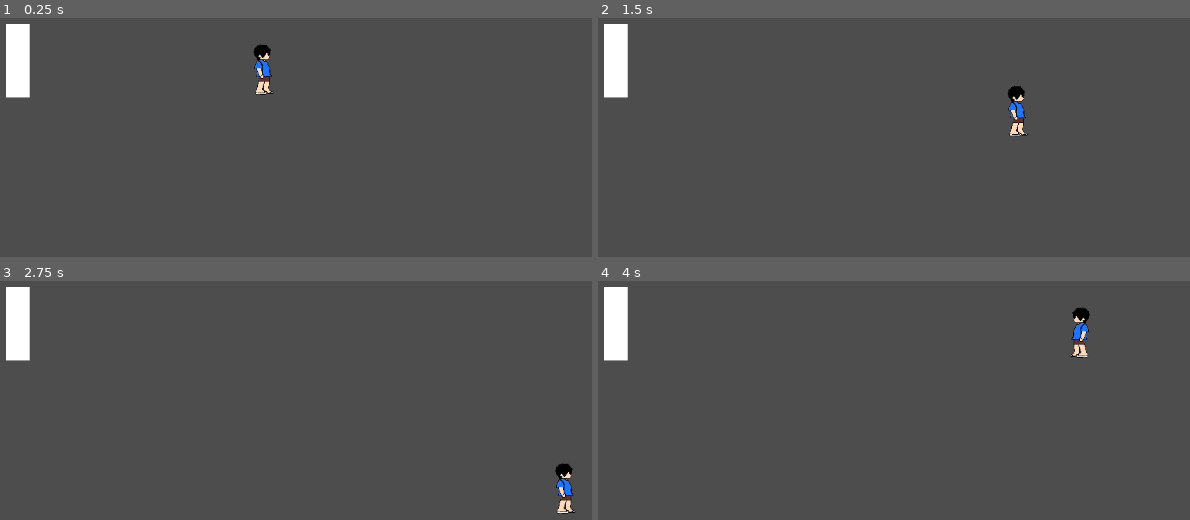
Above: before the commit, frames 1-4 (two rows, left to right).
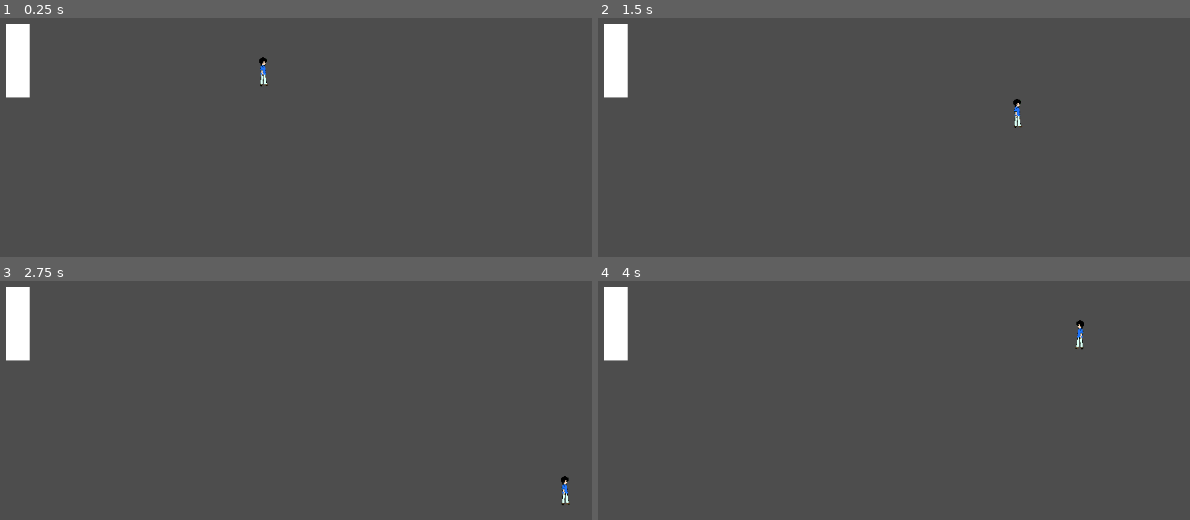
Above: after the commit, the same moments.

Repository: HeHHeyboi/BakChangKhom
Game: Godot game, scene res://Scene/MainGame.tscn
Two runs of this game, one before a commit and one after it. Both use one fixed random seed, a clock stepped at 60 frames per second and the inputs below. The project has no main scene, so this scene is started directly.
Inputs (mouse positions are in pixels of both pictures, inside the frame that each line leads up to):
- Up to frame 1 (0.25 s): no input
- Up to frame 2 (1.5 s): tap Enter at 0.5 s; move the mouse to (1059, 41) at 0.52 s; hold D (right) 0.53-1.28 s; tap E at 0.6, 1.35 s; click (1059, 41) at 0.67 s; move the mouse to (722, 84) at 1.27 s; hold S (down) from 1.28 s (still down)
- Up to frame 3 (2.75 s): move the mouse to (outside the picture) at 2.02 s; release S (down) at 2.03 s; hold D (right) from 2.03 s (still down); tap E at 2.1 s
- Up to frame 4 (4 s): move the mouse to (840, 417) at 2.77 s; release D (right) at 2.78 s; hold W (up) 2.78-3.53 s; tap E at 2.85, 3.6 s; click (840, 417) at 2.92 s; move the mouse to (1118, 393) at 3.52 s; hold A (left) from 3.53 s (still down)

The runs differ from the first frame. In frame 1, 0.5% of the frame differs, in the area x 42-47%, y 10-33%; in frame 2, 0.5%, in the area x 69-73%, y 28-50%; in frame 3, 0.5%; in frame 4, 0.5%.

Commit message:
New Idle sprite

Diff:
--- a/Scene/Player.tscn
+++ b/Scene/Player.tscn
@@ -13,6 +13,10 @@
 shape = SubResource("RectangleShape2D_6l3be")
 
 [node name="Idle" type="Sprite2D" parent="."]
+texture_filter = 1
 position = Vector2(4.76837e-07, 3.8147e-06)
 scale = Vector2(0.0833333, 0.0964286)
 texture = ExtResource("2_3eeal")
+hframes = 5
+vframes = 4
+region_rect = Rect2(0, 0, 500, 500)
Binary file changed: Assets/Idle.png
